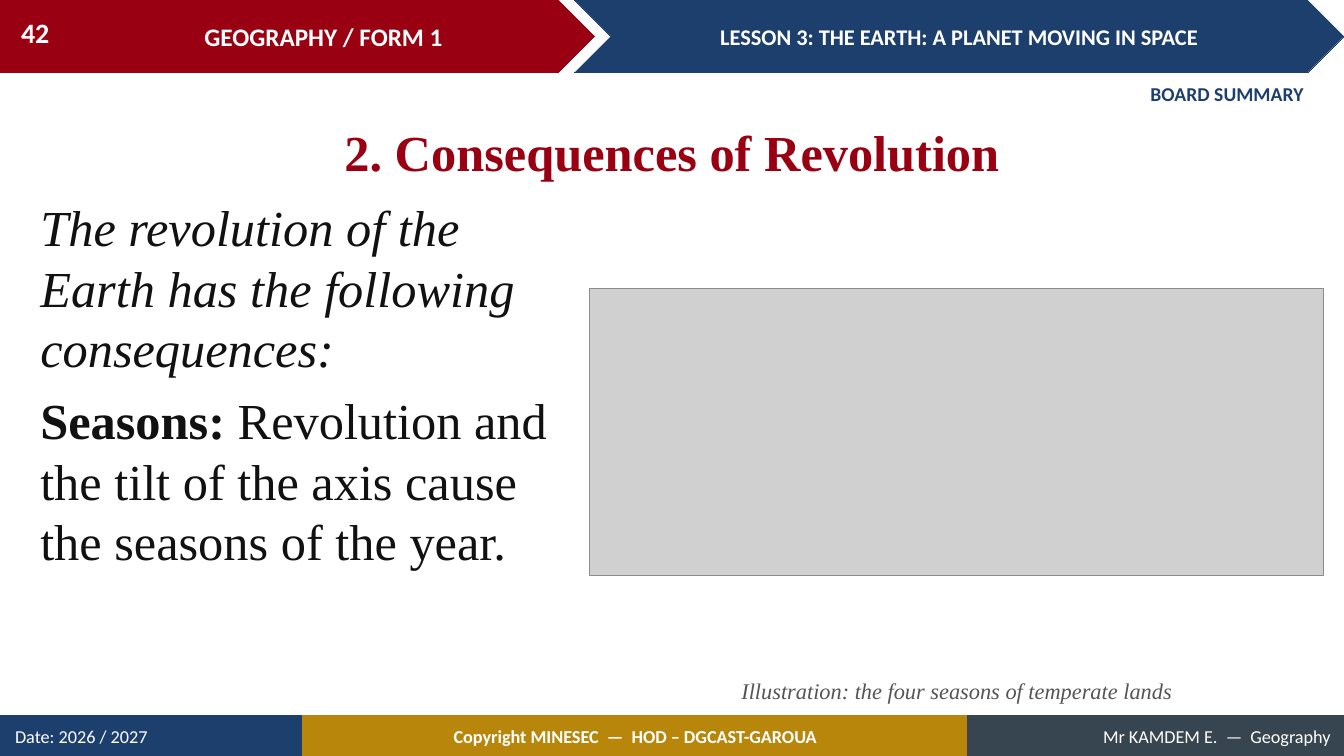
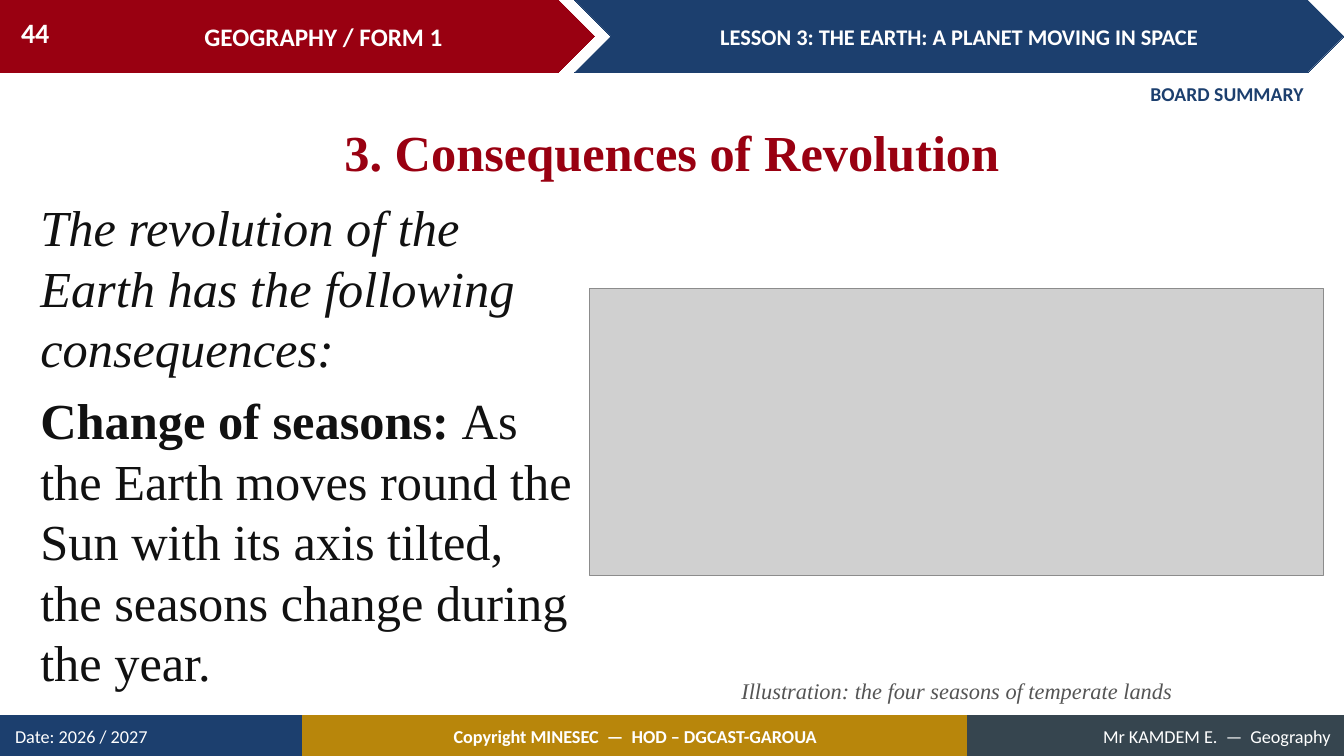
Before and after one commit to Berthautk/linea-github, a slide deck: slide 44 of lecons/F1/05_F1_M1_L03_The_Earth_A_Planet_Moving_in_Space.pptx (slide 42 before the commit). Drawn at 1344x756 pixels with LibreOffice and Linux fonts; fonts in the diff are those of the drawing; grey boxes stand for pictures. Boxes give left, top, right and bottom in pixels: in the first picture for what was removed or moved away, otherwise in the second. Text is boxed around its words. In the diff, an @@ line names an element or a change of style, - is before the commit and + after.

```diff
--- a/lecons/F1/05_F1_M1_L03_The_Earth_A_Planet_Moving_in_Space.pptx
+++ b/lecons/F1/05_F1_M1_L03_The_Earth_A_Planet_Moving_in_Space.pptx
@@ page number at (21,24,49,43): text changed @@
-42
+44
@@ text at (344,135,999,181): text changed @@
-2. Consequences of Revolution
+3. Consequences of Revolution
@@ text at (40,403,571,692): text changed @@
-Seasons: Revolution and the tilt of the axis cause the seasons of the year.
+Change of seasons: As the Earth moves round the Sun with its axis tilted, the seasons change during the year.
```
Also in this commit, not shown: 8 other slides changed, 3 slides added, 1 slide removed, 1 other file.
